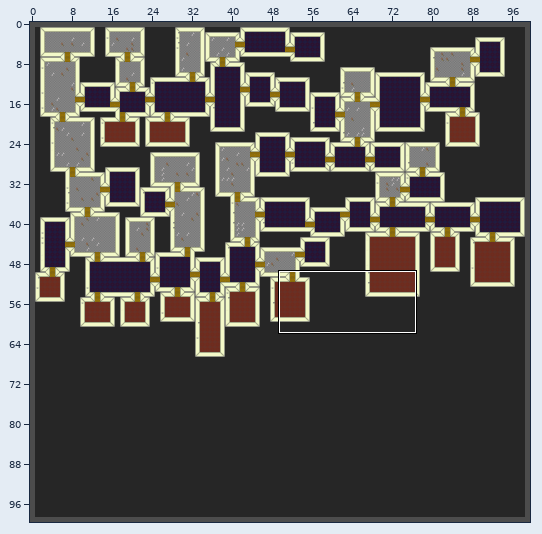
An edit to a level. Tiled map, desktop/Maps/test.tmx. The picture above shows the old version from afar; the outline marks the close-up.
Close-up. Old version:
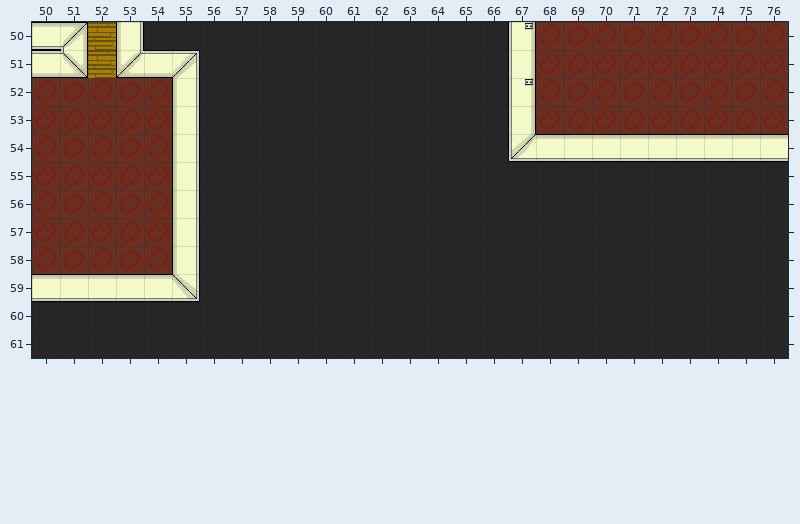
Cells are 32x32 px. Shown: x 50..76, y 50..61. The commit also changed other parts of the map, which this record leaves out.
After:
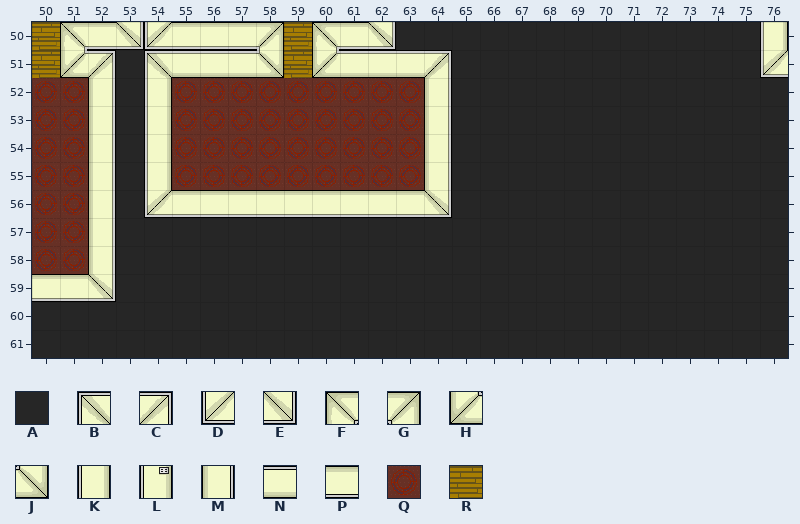
Key: from "Office01": A 0, B 2, C 3, D 4, E 5, F 6, G 7, H 8, J 9, K 10, L 11, M 20, N 30, P 40, Q 70, R 99.
_ is an empty cell.
Tiles replaced or removed in this view: A, C, D, E, G, H, J, K, L, M, N, P, Q, R.
Difference:
Changed rows in their new state; . is an unchanged cell.
Layer "Tile Layer 1":
first column x 50:
50 RFPEDPPPGRFPE....AAAAAAAAAK
51 RHCABNNNJRHNNNC..AAAAAAAAAD
52 ..MAKQQQQQQQQQM..AAAAAAAAAA
53 ..MAKQQQQQQQQQM..AAAAAAAAAA
54 ..MAKQQQQQQQQQM..AAAAAAAAAA
55 ..MAKQQQQQQQQQM............
56 ..MADPPPPPPPPPE............
57 ..MAAA.....................
58 ..MAAA.....................
59 ..EAAA.....................
